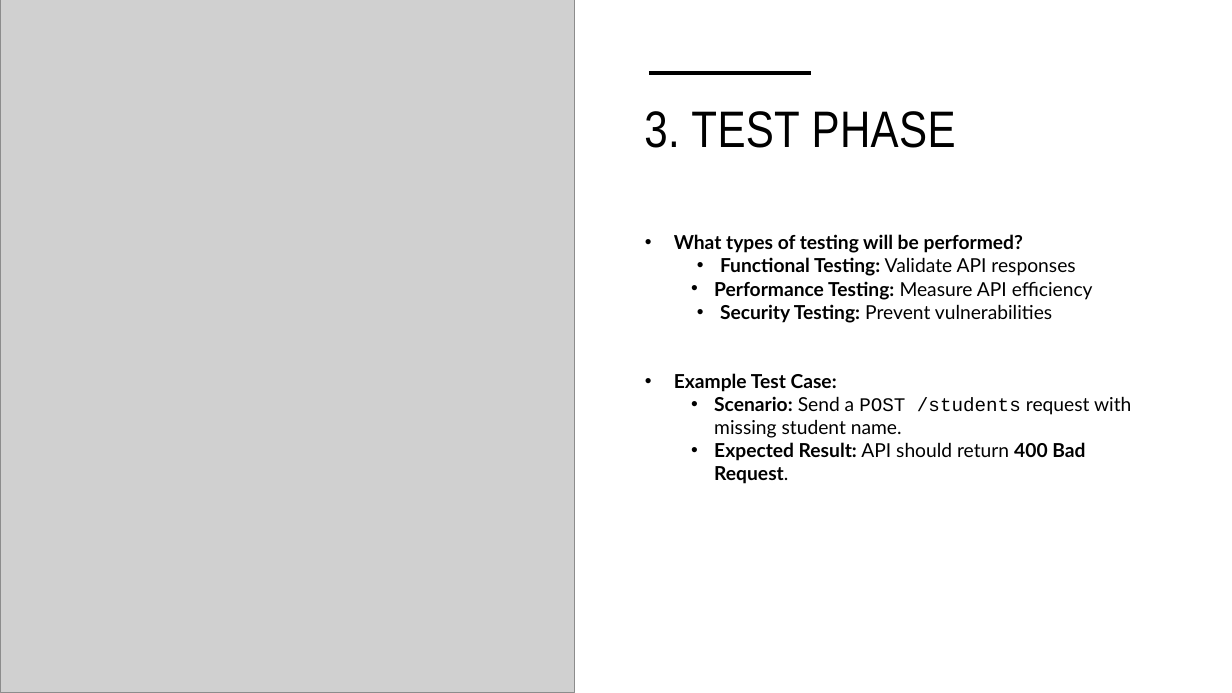
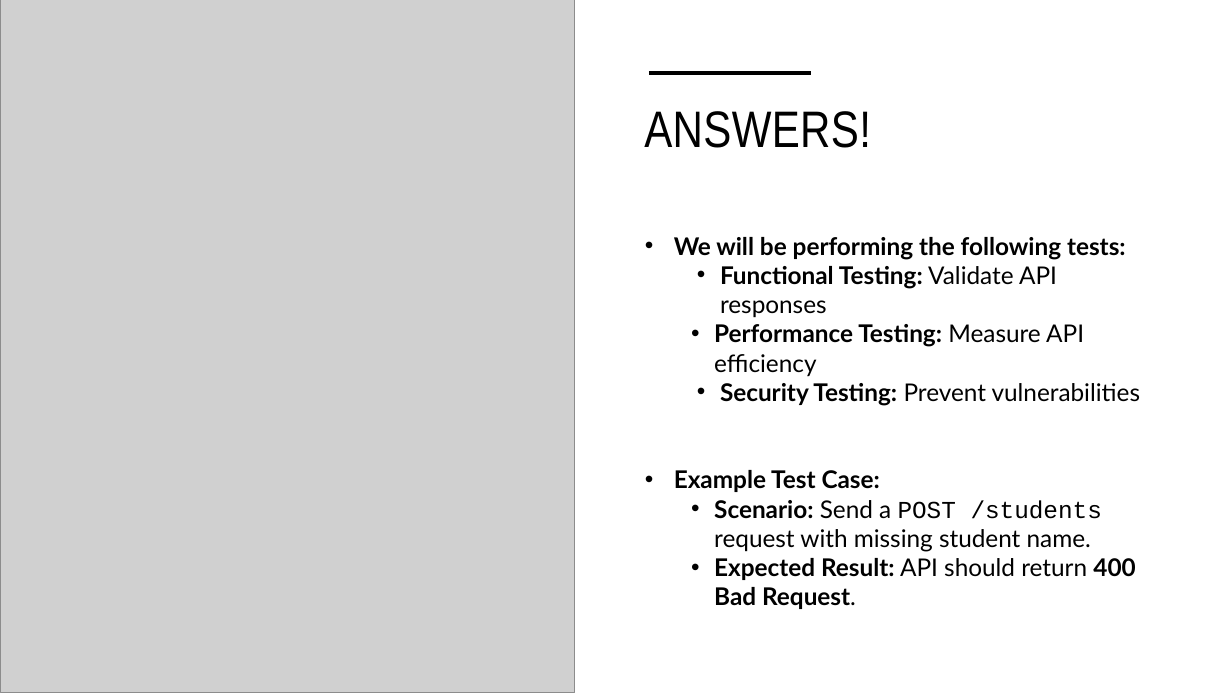
Before and after one commit to ashesh808/API-Demo-Presentation, a slide deck: slide 16 of Presentation.pptx (slide 9 before the commit). Drawn at 1232x693 pixels with LibreOffice and Linux fonts; fonts in the diff are those of the drawing; grey boxes stand for pictures. Boxes give left, top, right and bottom in pixels: in the first picture for what was removed or moved away, otherwise in the second. Text is boxed around its words. In the diff, an @@ line names an element or a change of style, - is before the commit and + after.

```diff
--- a/Presentation.pptx
+++ b/Presentation.pptx
@@ title at [644, 111, 871, 148]: text changed @@
-3. TEST PHASE
+ANSWERS!
@@ text at [674, 237, 1126, 260]: text changed; size 15 to 19 pt @@
-• What types of testing will be performed?
+• We will be performing the following tests:
@@ text at [674, 266, 1140, 609]: size 15 to 19 pt in "Functional Testing: Validate API responses", "Performance Testing: Measure API efficiency", "Security Testing: Prevent vulnerabilities", "Example Test Case:" and 2 more places @@
```
Also in this commit, not shown: 7 other slides changed, 11 slides added, 1 other file.
